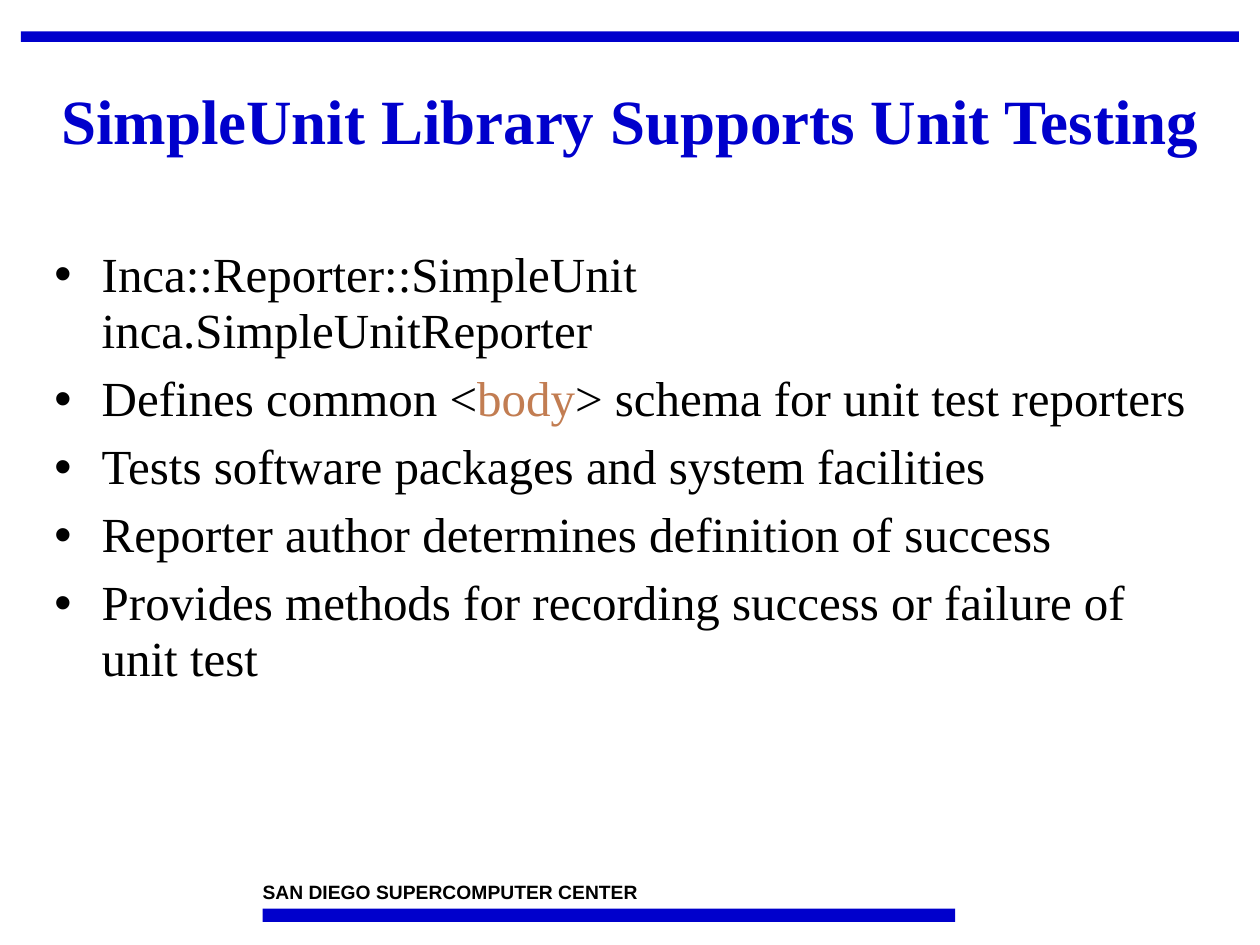
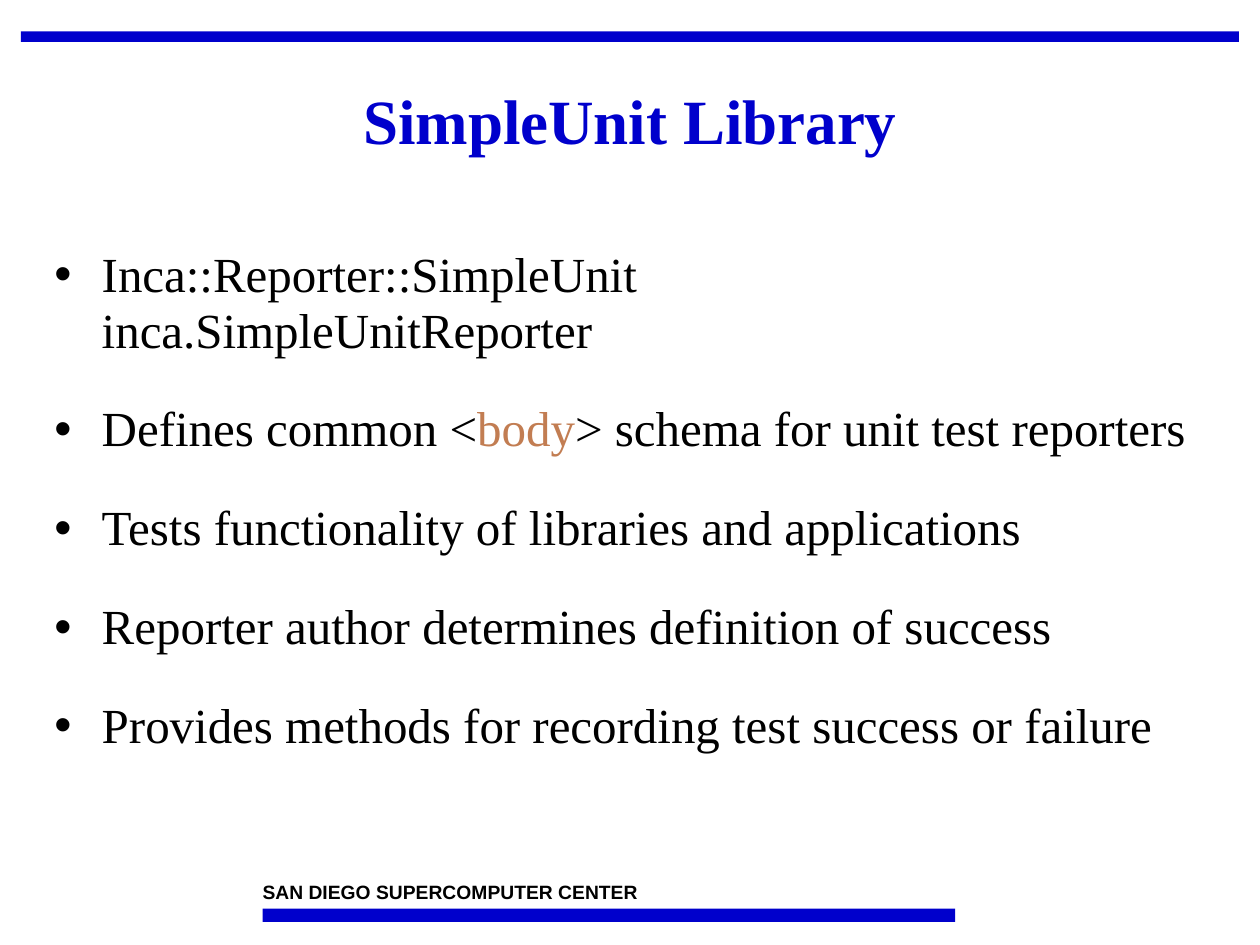
Before and after one commit to IncaProject/inca-xsede, a slide deck: slide 18 of talks/2008workshop/incaReporters.ppt. Drawn at 1260x945 pixels with LibreOffice and Linux fonts; fonts in the diff are those of the drawing; background and template pictures are left out. Boxes give left, top, right and bottom in pixels: in the first picture for what was removed or moved away, otherwise in the second. Text is boxed around its words. In the diff, an @@ line names an element or a change of style, - is before the commit and + after.

```diff
--- a/talks/2008workshop/incaReporters.ppt
+++ b/talks/2008workshop/incaReporters.ppt
@@ title at (363, 100, 896, 156): text changed @@
-SimpleUnit Library Supports Unit Testing
+SimpleUnit Library
@@ text at (102, 411, 1186, 654): more space between paragraphs @@
@@ text at (102, 510, 1020, 555): text changed @@
-• Tests software packages and system facilities
+• Tests functionality of libraries and applications
@@ text at (102, 708, 1152, 753): text changed @@
-• Provides methods for recording success or failure of unit test
+• Provides methods for recording test success or failure
```
Also in this commit, not shown: 17 other slides changed.
